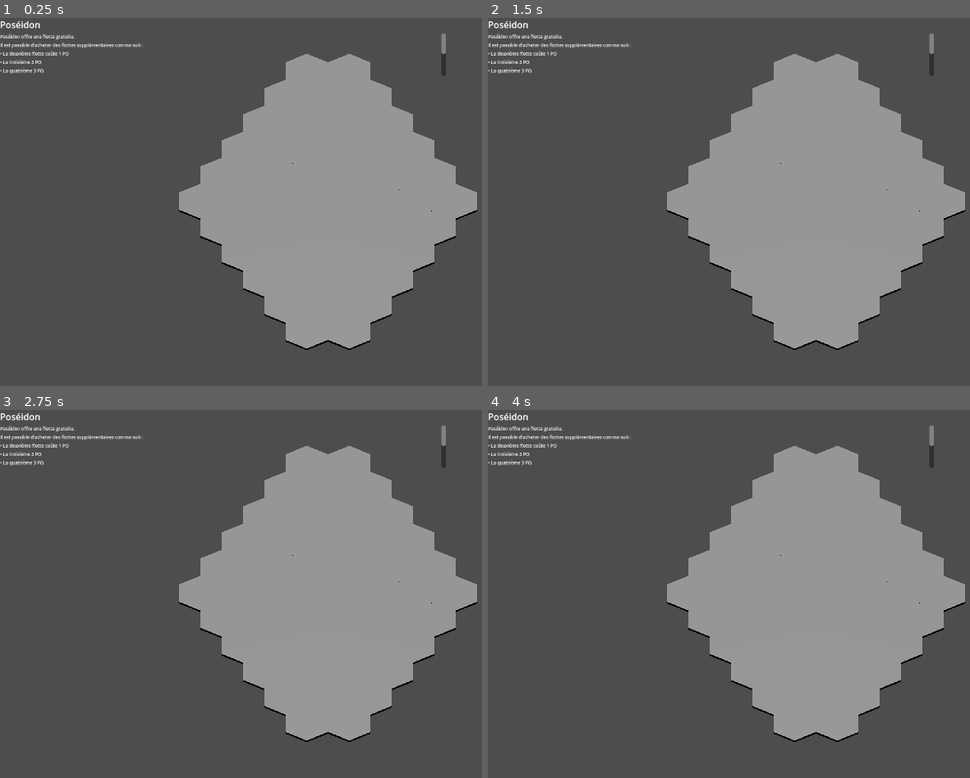
Above: before the commit, frames 1-4 (two rows, left to right).
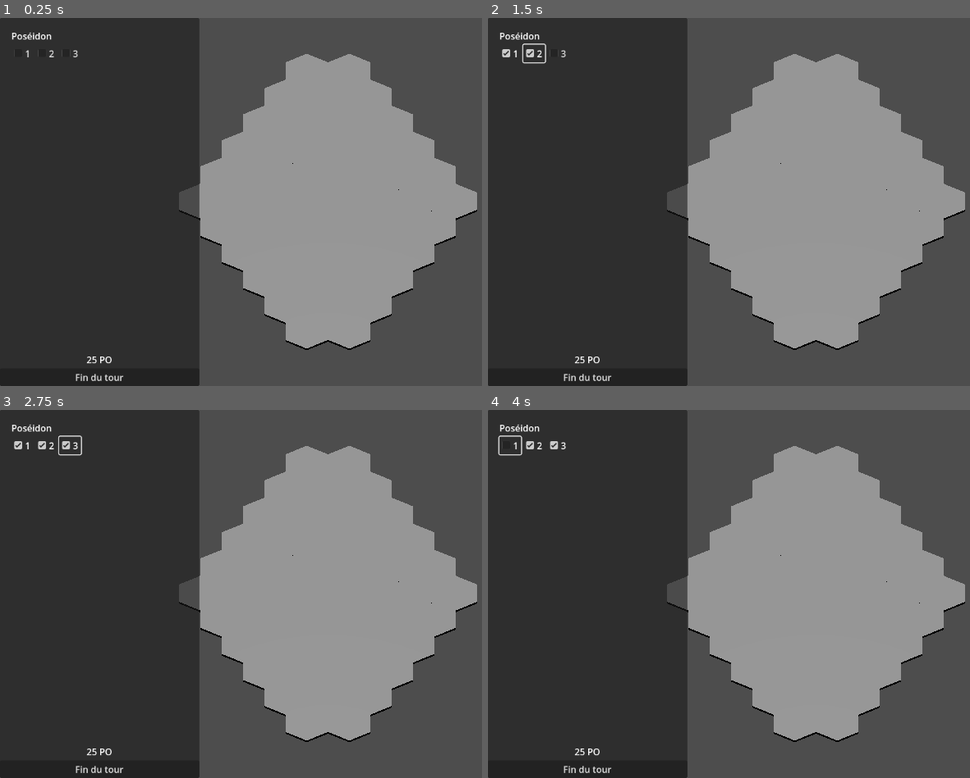
Above: after the commit, the same moments.

Repository: bemug/open-cyclades
Game: Godot game, scene res://entities/maps/test.tscn
Two runs of this game, one before a commit and one after it. Both use one fixed random seed, a clock stepped at 60 frames per second and the inputs below.
Inputs (mouse positions are in pixels of both pictures, inside the frame that each line leads up to):
- Up to frame 1 (0.25 s): no input
- Up to frame 2 (1.5 s): click (512, 54) at 0.5 s, where only the run after the commit has a clickable "1"; click (536, 54) at 1.25 s, where only the run after the commit has a clickable "2"
- Up to frame 3 (2.75 s): click (72, 446) at 2 s, where only the run after the commit has a clickable "3"
- Up to frame 4 (4 s): click (589, 770) at 2.75 s, where only the run after the commit has a clickable "Fin du tour"; click (512, 446) at 3.5 s, where only the run after the commit has a clickable "1"

The runs differ from the first frame. In frame 1, 41% of the frame differs, in the area x 0-93%, y 0-100%; in frame 2, 41%; in frame 3, 41%; in frame 4, 41%.

Commit message:
Add placeholder UI
Offerings are checkboxes.
Can hover the god name to display its actions.
End turn button and gold amount at the bottom.

Diff:
--- a/entities/maps/test.tscn
+++ b/entities/maps/test.tscn
@@ -1,9 +1,6 @@
-[gd_scene load_steps=3 format=3 uid="uid://dh8ua3r0srcsj"]
+[gd_scene load_steps=2 format=3 uid="uid://dh8ua3r0srcsj"]
 
 [ext_resource type="PackedScene" uid="uid://fsv2txaxkuub" path="res://entities/hexgrid/hexgrid.tscn" id="1_qpkwb"]
-
-[sub_resource type="Theme" id="Theme_dc4rr"]
-default_font_size = 8
 
 [node name="Test" type="Node3D"]
 
@@ -18,34 +15,30 @@
 [node name="DirectionalLight3D" type="DirectionalLight3D" parent="."]
 transform = Transform3D(1, 0, 0, 0, -4.37114e-08, 1, 0, -1, -4.37114e-08, 0, 4.49736, 0)
 
-[node name="UI" type="Control" parent="."]
-layout_mode = 3
+[node name="UI" type="PanelContainer" parent="."]
 anchors_preset = 9
 anchor_bottom = 1.0
+offset_right = 350.0
 grow_vertical = 2
 
-[node name="GodsTrack" type="VBoxContainer" parent="UI"]
-offset_right = 783.0
-offset_bottom = 227.0
+[node name="MarginContainer" type="MarginContainer" parent="UI"]
+layout_mode = 2
+theme_override_constants/margin_left = 20
+theme_override_constants/margin_top = 20
+theme_override_constants/margin_right = 20
+theme_override_constants/margin_bottom = 20
 
-[node name="God" type="VBoxContainer" parent="UI/GodsTrack"]
+[node name="GodsTrack" type="VBoxContainer" parent="UI/MarginContainer"]
 layout_mode = 2
 
-[node name="Name" type="Label" parent="UI/GodsTrack/God"]
+[node name="GodContainer" type="VBoxContainer" parent="UI/MarginContainer/GodsTrack"]
 layout_mode = 2
-text = "Poséidon"
-max_lines_visible = 10
+size_flags_horizontal = 0
 
-[node name="ScrollContainer" type="ScrollContainer" parent="UI/GodsTrack/God"]
-custom_minimum_size = Vector2(0, 75)
+[node name="Name" type="Label" parent="UI/MarginContainer/GodsTrack/GodContainer"]
 layout_mode = 2
-horizontal_scroll_mode = 0
-
-[node name="Description" type="Label" parent="UI/GodsTrack/God/ScrollContainer"]
-layout_mode = 2
-theme = SubResource("Theme_dc4rr")
-text = "Poséidon offre une flotte gratuite.
-Il est possible d’acheter des flottes supplémentaires comme suit :
+tooltip_text = "Poséidon offre une flotte gratuite.
+-Il est possible d’acheter des flottes supplémentaires comme suit :
 • La deuxième flotte coûte 1 PO
 • La troisième 2 PO
 • La quatrième 3 PO.
@@ -56,3 +49,36 @@
 Déplacer ses flottes
 Pour 1 PO, le joueur peut déplacer des flottes se trouvant dans la même case de mer et les faire avancer de 3 cases au maximum. Il peut intégrer ou abandonner des flottes au cours de ce déplacement.
 Si des flottes pénètrent dans une case occupée par des flottes adverses, leur mouvement est terminé et une bataille navale s’engage immédiatement."
+mouse_filter = 0
+mouse_default_cursor_shape = 16
+text = "Poséidon"
+
+[node name="Offerings" type="HBoxContainer" parent="UI/MarginContainer/GodsTrack/GodContainer"]
+layout_mode = 2
+
+[node name="CheckBox" type="CheckBox" parent="UI/MarginContainer/GodsTrack/GodContainer/Offerings"]
+layout_mode = 2
+text = "1"
+
+[node name="CheckBox2" type="CheckBox" parent="UI/MarginContainer/GodsTrack/GodContainer/Offerings"]
+layout_mode = 2
+text = "2"
+
+[node name="CheckBox3" type="CheckBox" parent="UI/MarginContainer/GodsTrack/GodContainer/Offerings"]
+layout_mode = 2
+text = "3"
+
+[node name="Commands" type="VBoxContainer" parent="UI"]
+layout_mode = 2
+size_flags_vertical = 8
+
+[node name="Gold" type="Label" parent="UI/Commands"]
+layout_mode = 2
+size_flags_horizontal = 4
+text = "25 PO"
+horizontal_alignment = 1
+
+[node name="EndTurnButton" type="Button" parent="UI/Commands"]
+layout_mode = 2
+size_flags_vertical = 8
+text = "Fin du tour"
